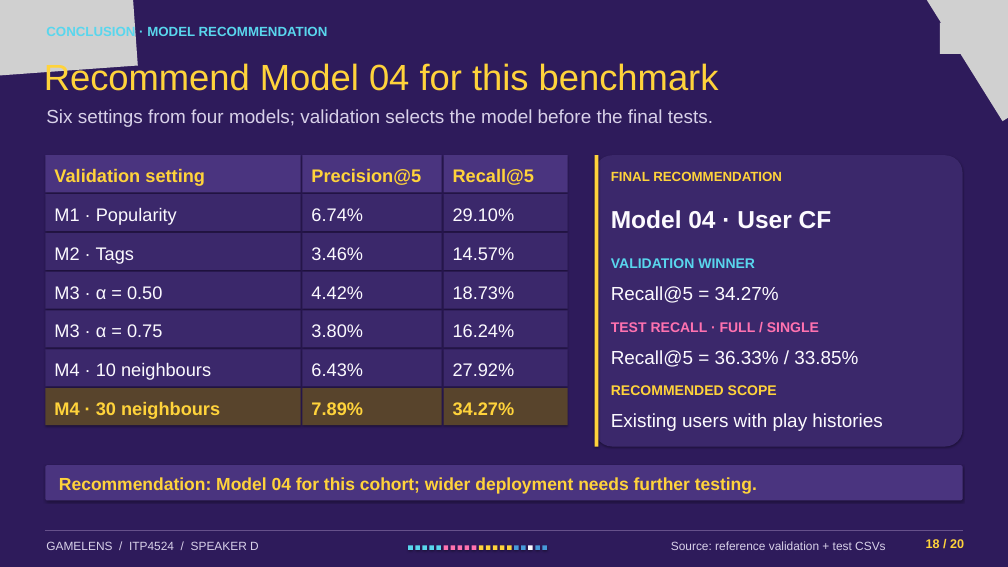
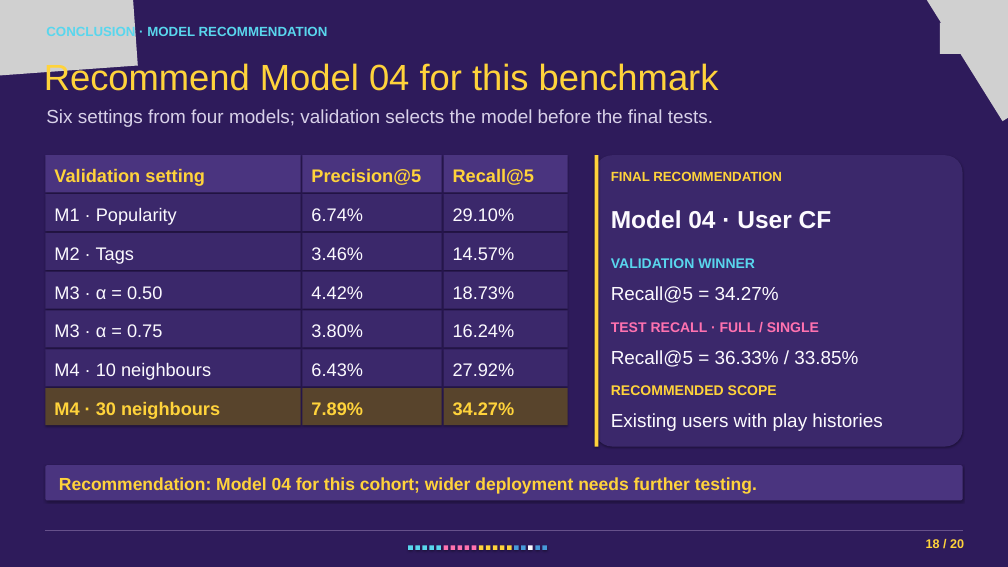
Before and after one commit to CalebChan411/ITP4524GP, a slide deck: slide 18 of part_b/game_recommendation/presentation.pptx. Drawn at 1008x567 pixels with LibreOffice and Linux fonts; fonts in the diff are those of the drawing; grey boxes stand for pictures. Boxes give left, top, right and bottom in pixels: in the first picture for what was removed or moved away, otherwise in the second. Text is boxed around its words. In the diff, an @@ line names an element or a change of style, - is before the commit and + after.

```diff
--- a/part_b/game_recommendation/presentation.pptx
+++ b/part_b/game_recommendation/presentation.pptx
@@ text removed at box(46, 541, 259, 550) @@
-GAMELENS / ITP4524 / SPEAKER D
@@ text removed at box(671, 541, 885, 550) @@
-Source: reference validation + test CSVs
```
Also in this commit, not shown: 17 other slides changed, 1 slide added, 1 slide removed, 4 other files.
